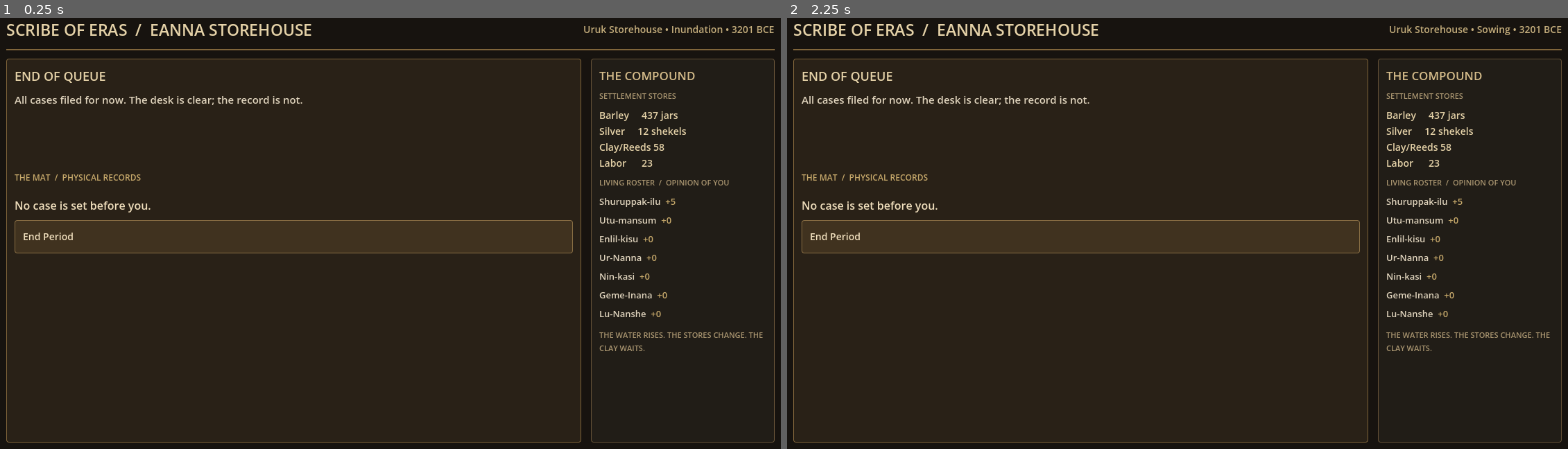
Above: before the commit, frames 1-2 (left to right).
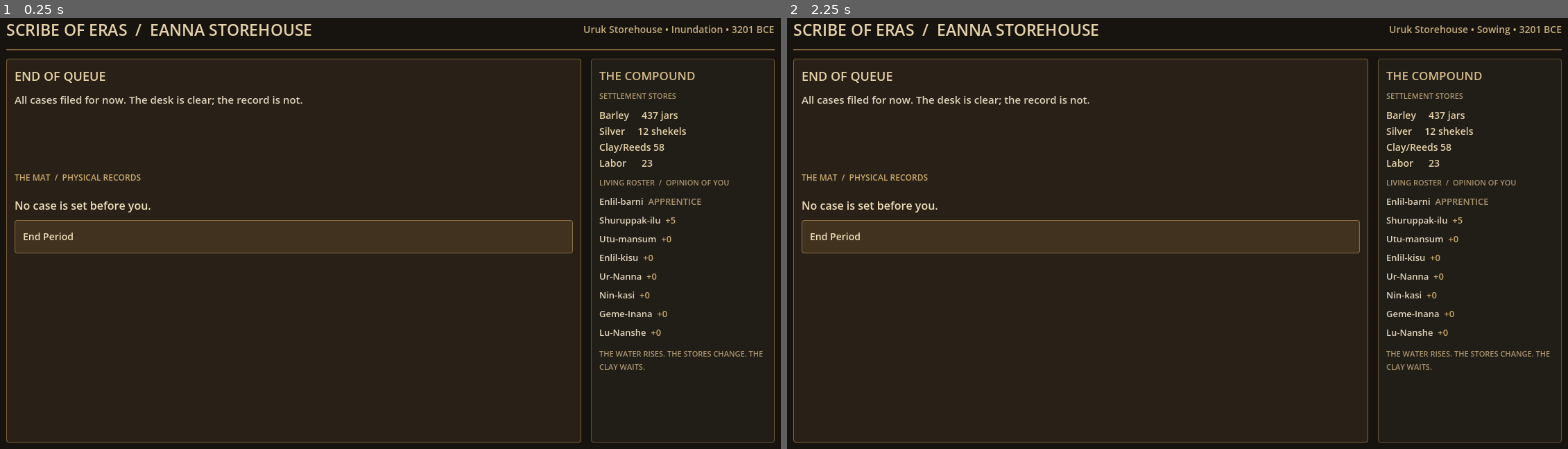
Above: after the commit, the same moments.

Repository: JawnGrimm/SoE
Game: Godot game, scene res://main.tscn
Same seed, same stepped clock (60 frames per second), same inputs: the game is played once before the commit and once after it.
Inputs:
- Up to frame 1 (0.25 s): no input
- Up to frame 2 (2.25 s): click "End Period" at 0.5 s; click "End Period" at 1.25 s; click "End Period" at 2 s

The runs differ from the first frame. In frame 1, 1.0% of the frame differs, in the area x 76-98%, y 41-82%; in frame 2, 1.0%.

Commit message:
Show the full eight-person Uruk roster

Diff:
--- a/main.gd
+++ b/main.gd
@@ -3,7 +3,7 @@
 const CAMPAIGN_SEED: int = 32003200
 const CASE_15_ID: StringName = &"case_15_south_court"
 const URUK_EVENT_IDS: Array[StringName] = [&"case_15_south_court", &"case_01_sealed_vessel"]
-const ROSTER_ORDER: Array[StringName] = [&"shuruppak_ilu", &"utu_mansum", &"enlil_kisu", &"ur_nanna", &"nin_kasi", &"geme_inana", &"lu_nanshe"]
+const ROSTER_ORDER: Array[StringName] = [&"player_apprentice", &"shuruppak_ilu", &"utu_mansum", &"enlil_kisu", &"ur_nanna", &"nin_kasi", &"geme_inana", &"lu_nanshe"]
 
 var runner: EventRunner
 var scheduler: EventScheduler
@@ -327,7 +327,10 @@
 			flash = " [color=#8bc78b](+%d)[/color]" % change
 		elif change < 0:
 			flash = " [color=#d77c70](%d)[/color]" % change
-		line.text = "[color=#e0d4bd]%s[/color]  [color=#c7a96b]%+d[/color]%s" % [person.display_name, opinion, flash]
+		if person.id == actor.id:
+			line.text = "[color=#e0d4bd]%s[/color]  [color=#a99570]APPRENTICE[/color]" % person.display_name
+		else:
+			line.text = "[color=#e0d4bd]%s[/color]  [color=#c7a96b]%+d[/color]%s" % [person.display_name, opinion, flash]
 		roster_box.add_child(line)
 	year_label.text = CalendarFormatter.format_date(current_era, world.year, world.period)
 	status_label.text = "SEED %d  /  PERIOD %02d OF 12" % [world.master_seed, world.period + 1]
